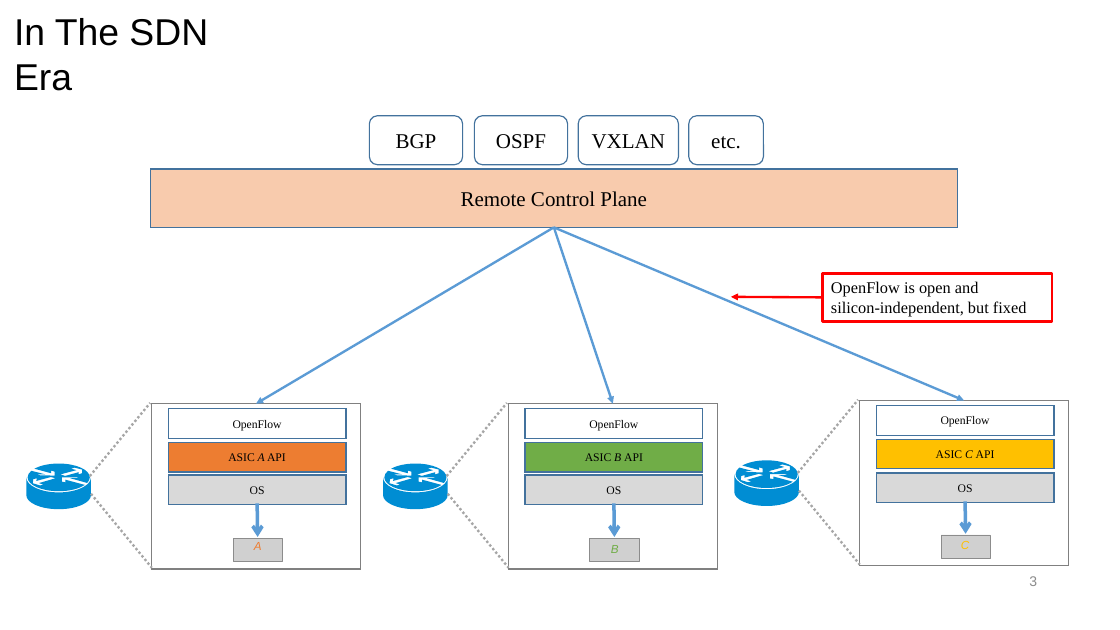
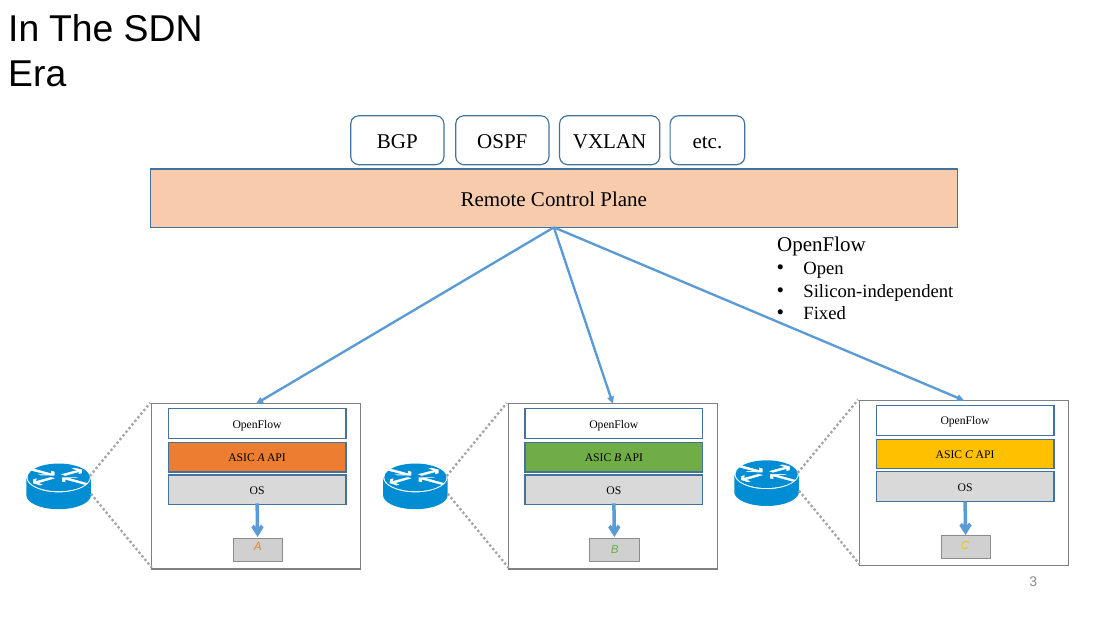
Before and after one commit to dingrui37/resources, a slide deck: slide 3 of ODL+P4 GNTC.pptx. Drawn at 1120x630 pixels with LibreOffice and Linux fonts; fonts in the diff are those of the drawing; grey boxes stand for pictures; background and template pictures are left out. Boxes give left, top, right and bottom in pixels: in the first picture for what was removed or moved away, otherwise in the second. Text is boxed around its words. In the diff, an @@ line names an element or a change of style, - is before the commit and + after.

```diff
--- a/ODL+P4 GNTC.pptx
+++ b/ODL+P4 GNTC.pptx
@@ text "In The SDN Era": place and size @@
-text "In The SDN Era" at (14,18,208,91)
+text "In The SDN Era" at (8,14,203,87)
@@ 4 rounded rectangles: place and size @@
-4 rounded rectangles at (370,116,764,165)
+4 rounded rectangles at (350,116,745,165)
@@ text "OpenFlow": place and size @@
-text "OpenFlow" at (823,274,1052,322)
+text "OpenFlow" at (777,236,953,320)
@@ text "OpenFlow" at (777,236,953,320): outline #FF0000 2 pt to none @@
@@ text at (777,236,953,320): text changed; size 14 to 16 pt @@
-OpenFlow is open and
-silicon-independent, but fixed
+OpenFlow
+• Open
+• Silicon-independent
+• Fixed
@@ arrow removed from (823, 297) to (731, 297) @@
```
Also in this commit, not shown: 9 other slides changed, 12 slides added, 1 slide removed.
